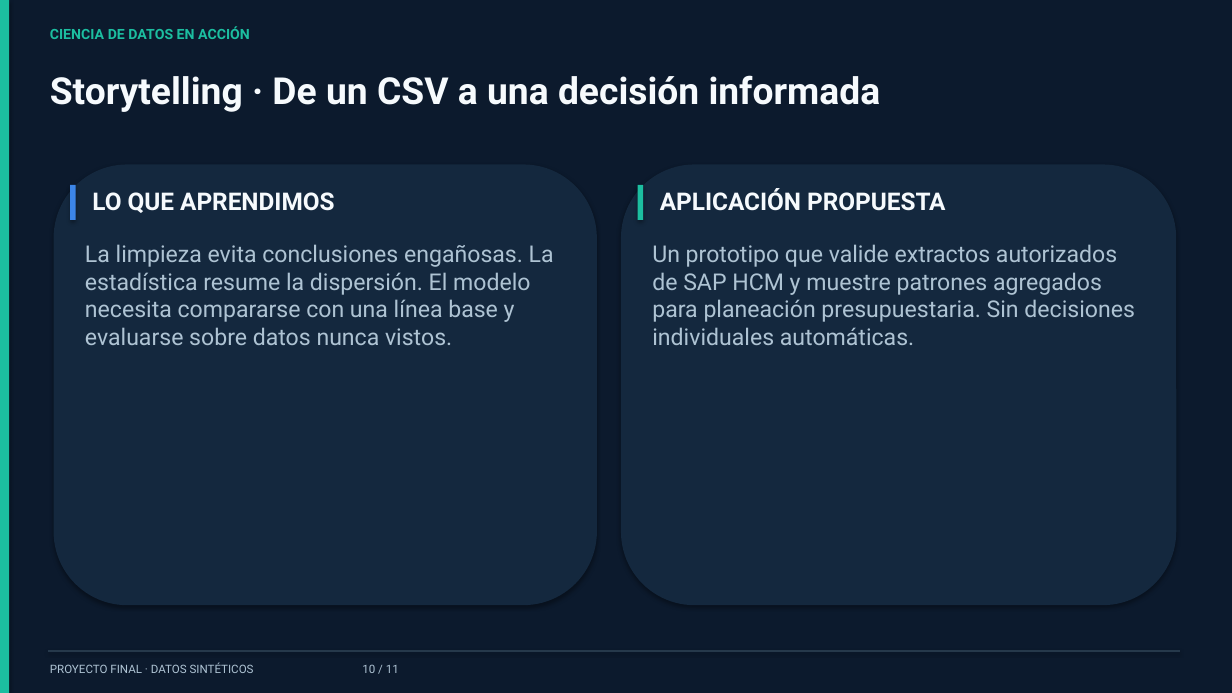
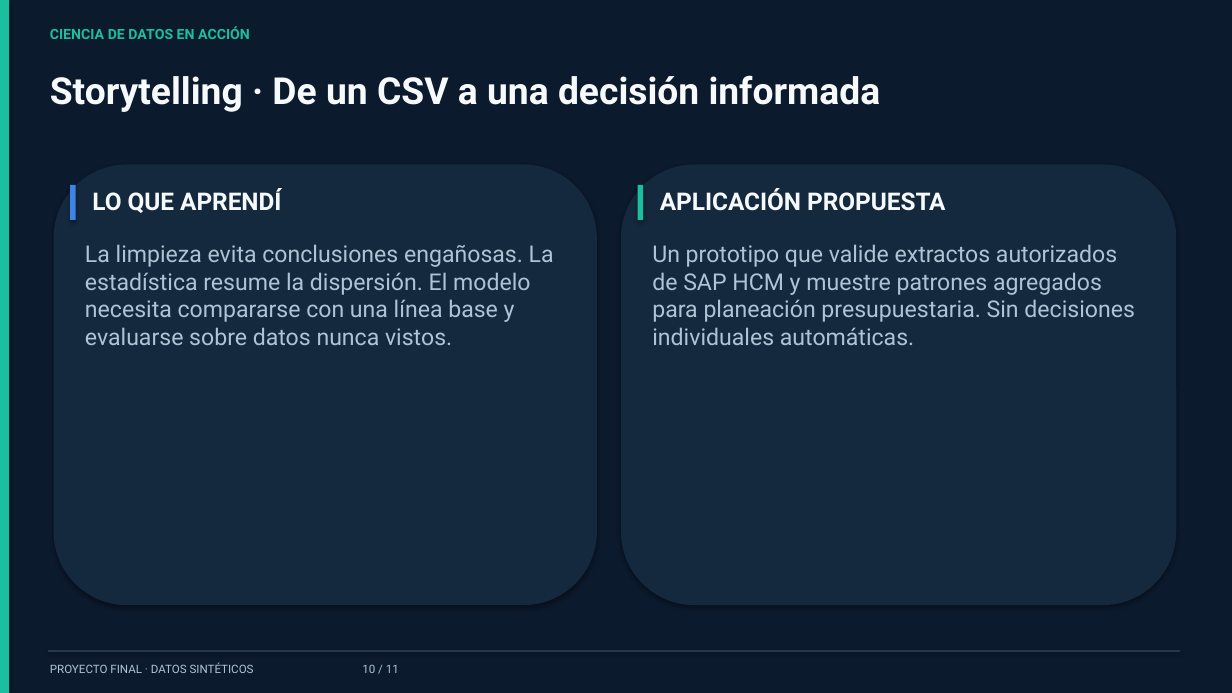
Before and after one commit to manosalvajoan/Proyecto-final-ciencia-de-datos, a slide deck: slide 10 of presentacion/Proyecto_Final_Analisis_Salarios.pptx. Drawn at 1232x693 pixels with LibreOffice and Linux fonts; fonts in the diff are those of the drawing. Boxes give left, top, right and bottom in pixels: in the first picture for what was removed or moved away, otherwise in the second. Text is boxed around its words. In the diff, an @@ line names an element or a change of style, - is before the commit and + after.

```diff
--- a/presentacion/Proyecto_Final_Analisis_Salarios.pptx
+++ b/presentacion/Proyecto_Final_Analisis_Salarios.pptx
@@ text at box(92, 188, 281, 213): text changed @@
-LO QUE APRENDIMOS
+LO QUE APRENDÍ
```
Also in this commit, not shown: 1 other slide changed, 1 other file.
